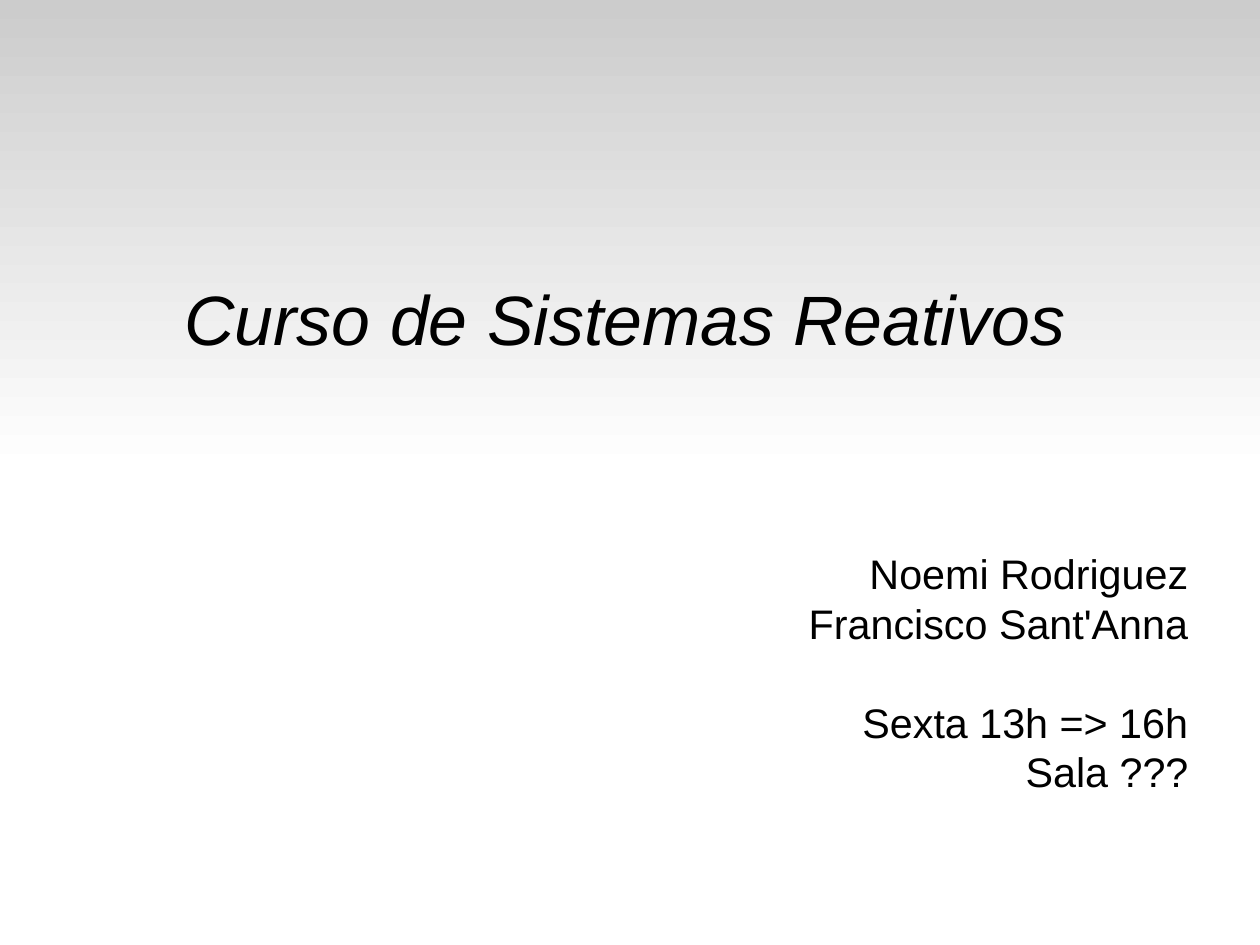
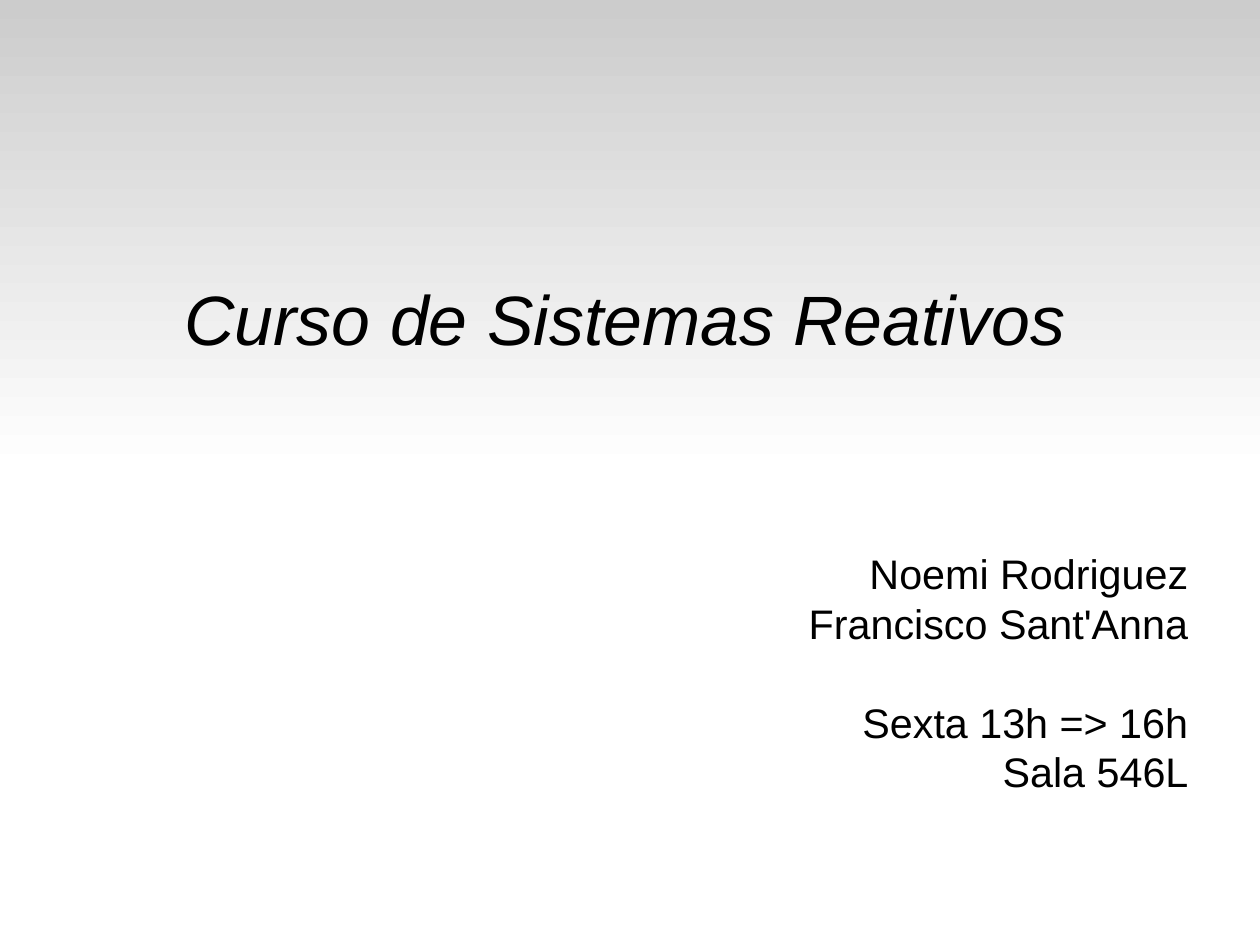
Before and after one commit to fsantanna-uerj/reativos, a slide deck: slide 1 of slides/00_intro.odp. Drawn at 1260x945 pixels with LibreOffice and Linux fonts; fonts in the diff are those of the drawing. Boxes give left, top, right and bottom in pixels: in the first picture for what was removed or moved away, otherwise in the second. Text is boxed around its words. In the diff, an @@ line names an element or a change of style, - is before the commit and + after.

```diff
--- a/slides/00_intro.odp
+++ b/slides/00_intro.odp
@@ text at box(1003, 757, 1189, 788): text changed @@
-Sala ???
+Sala 546L
```
Also in this commit, not shown: 2 other slides changed, 3 other files.
